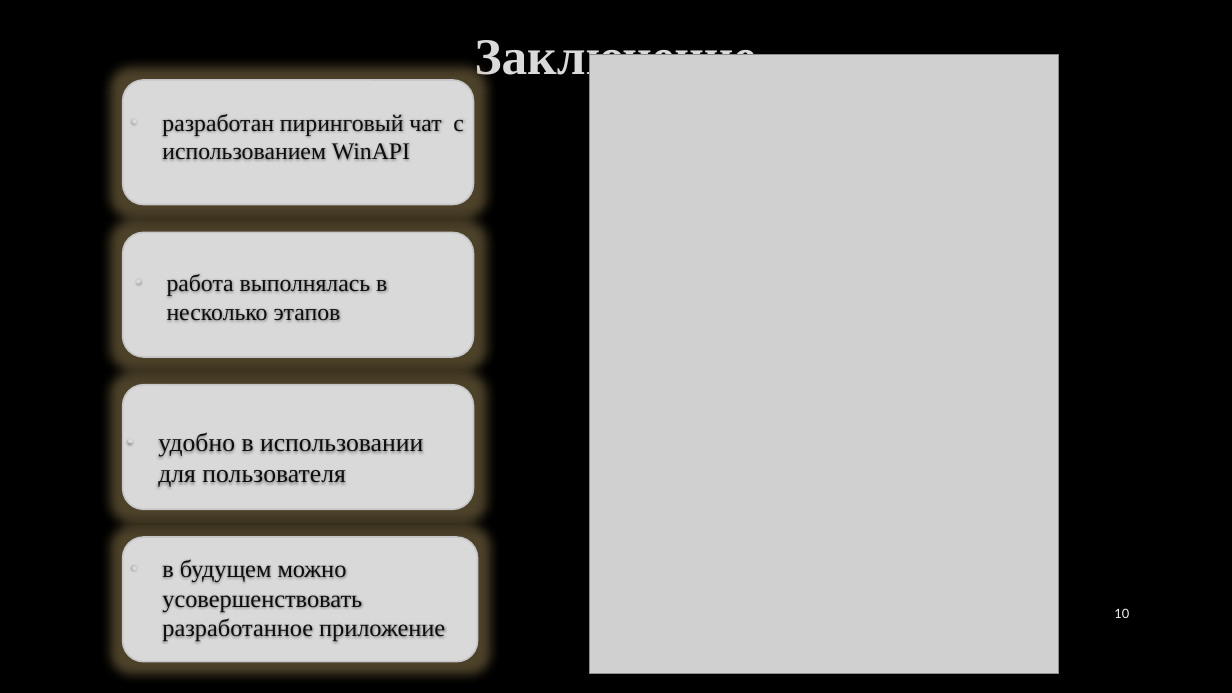
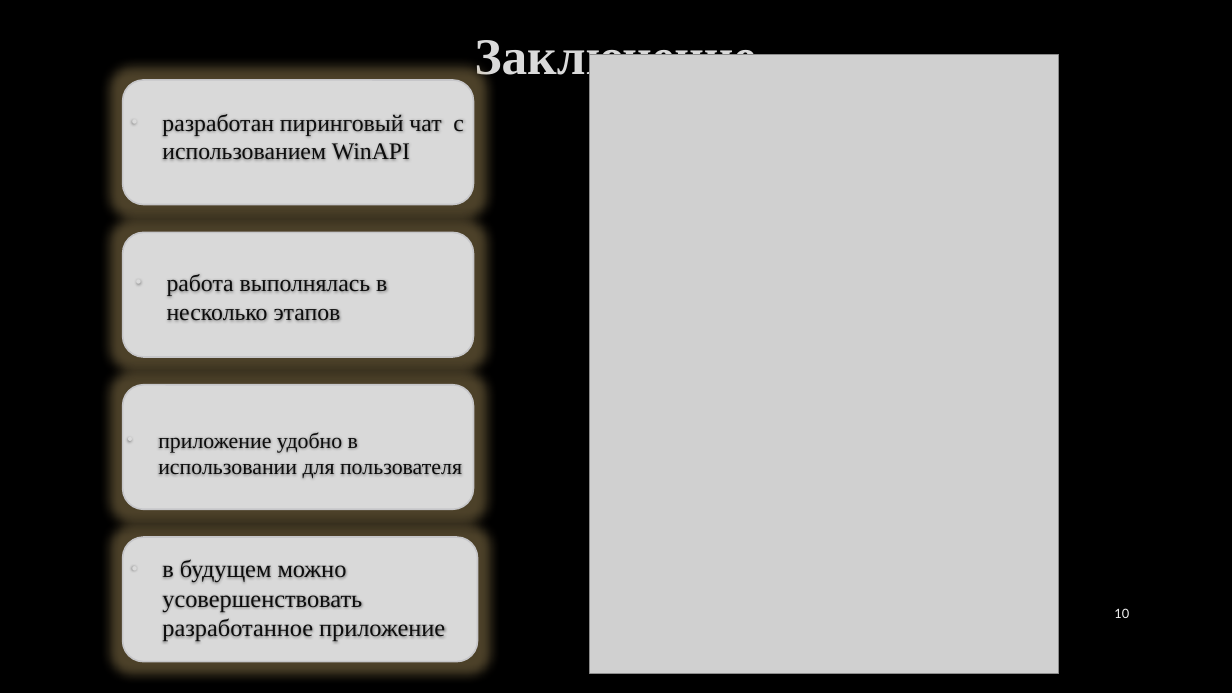
Before and after one commit to Pablo3sc0bar/KB_BMSTU, a slide deck: slide 10 of Презентация.pptx. Drawn at 1232x693 pixels with LibreOffice and Linux fonts; fonts in the diff are those of the drawing; grey boxes stand for pictures; background and template pictures are left out. Boxes give left, top, right and bottom in pixels: in the first picture for what was removed or moved away, otherwise in the second. Text is boxed around its words. In the diff, an @@ line names an element or a change of style, - is before the commit and + after.

```diff
--- a/Презентация.pptx
+++ b/Презентация.pptx
@@ text at (158,432,462,478): text changed; size 20 to 17 pt @@
-• удобно в использовании для пользователя
+• приложение удобно в использовании для пользователя
```
Also in this commit, not shown: 1 other slide changed, 2 other files.
